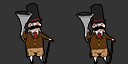
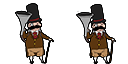
Layered file, before and after one edit (128x64). Changes by layer:
hid "Ebene 1" over left=0, top=0, right=128, bottom=64
